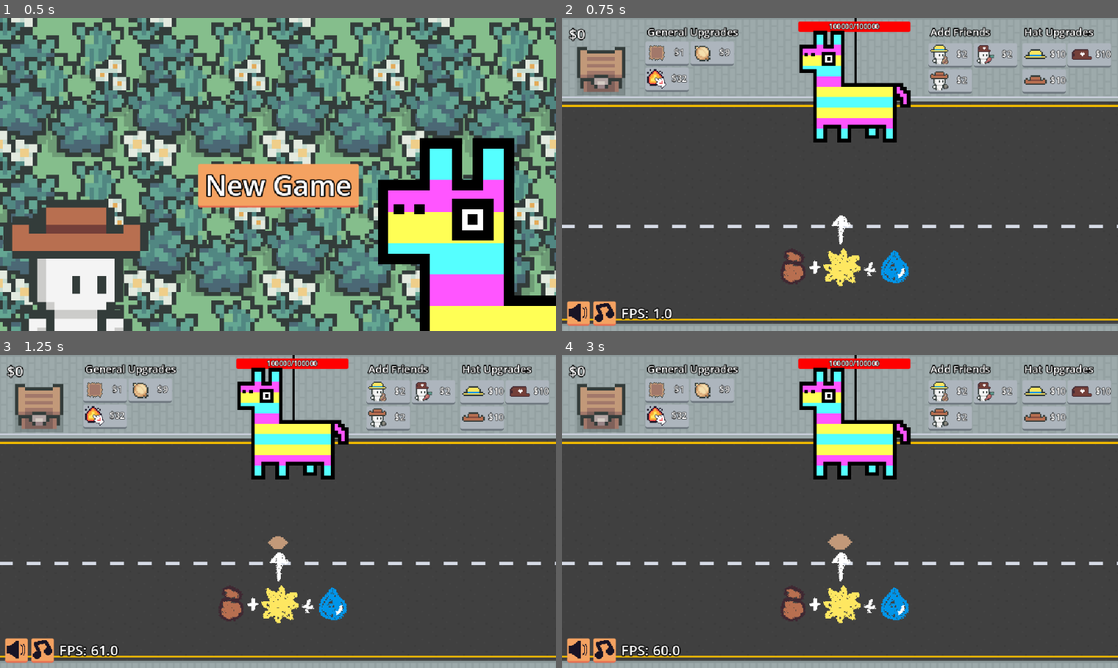
Above: before the commit, frames 1-4 (two rows, left to right).
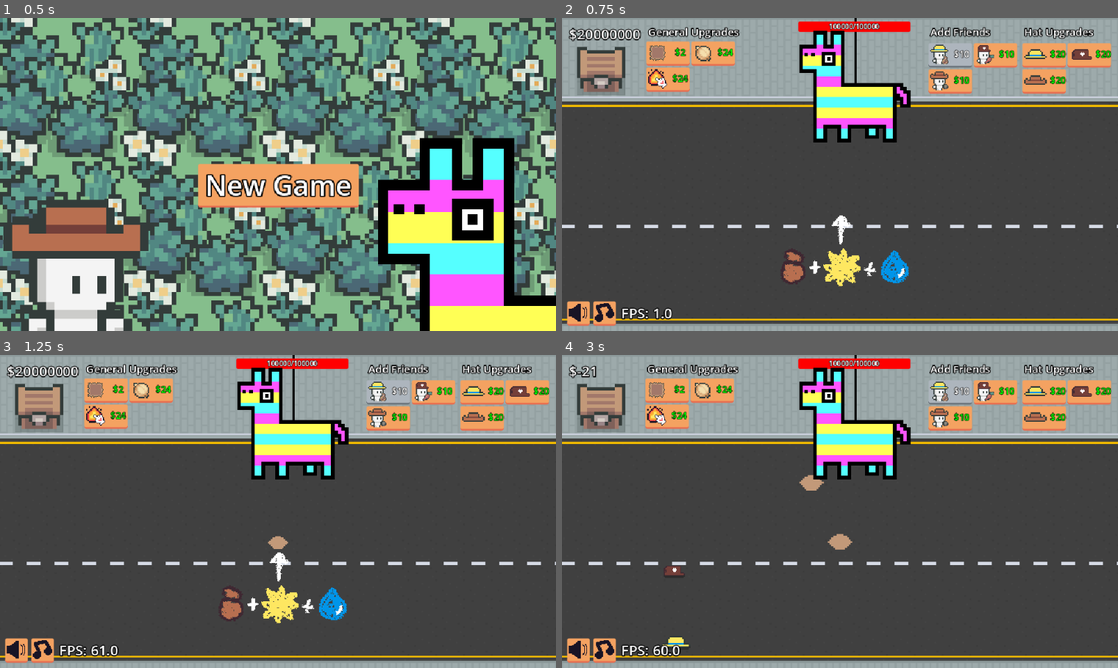
Above: after the commit, the same moments.

Repository: eric-marsh/farminata
Game: Godot game, scene res://scene/scene_switcher.tscn
The game is run twice, just before and just after one commit, with the same random seed, the same clock (stepped at 60 frames per second) and the same inputs. Sound files missing from this copy of the repository are replaced by a short silence.
Inputs (mouse positions are in pixels of both pictures, inside the frame that each line leads up to):
- Up to frame 1 (0.5 s): no input
- Up to frame 2 (0.75 s): click "New Game" at 0.5 s
- Up to frame 3 (1.25 s): no input
- Up to frame 4 (3 s): click (667, 389) at 1.25 s, where only the run after the commit has a clickable "$2"; click (1045, 392) at 2 s, where only the run after the commit has a clickable "$20"; click (1090, 392) at 2.75 s, where only the run after the commit has a clickable "$20"

Frame 1 is identical in both runs. In frame 2, 5.0% of the frame differs, in the area x 2-99%, y 2-25%; in frame 3, 5.0%; in frame 4, 5.9%, in the area x 2-99%, y 3-94%.
Error after the commit: Invalid access to property or key 'START_WITH_ALL_CROPS_UNLOCKED' on a base object of type 'Node (debug.gd)'. (res://script/main.gd:66)

Commit message:
grow crops everywhere

Diff:
--- a/scene/enviornment.gd
+++ b/scene/enviornment.gd
@@ -129,7 +129,7 @@
 func update_target_grass_scale():
 	if State.num_plots < min_plots_grass_growth:
 		return
-	var growth_factor = log(State.num_plots + 1 - min_plots_grass_growth) / log(100 + 1)  # normalized [0, 1]
+	var growth_factor = log(State.num_plots + 1 - min_plots_grass_growth) / log(State.max_plots + 1)  # normalized [0, 1]
 	var scale = lerp(min_scale, max_scale, growth_factor)
 	State.target_grass_scale = Vector2(scale, scale)
 
--- a/scene/main.tscn
+++ b/scene/main.tscn
@@ -17,10 +17,10 @@
 [ext_resource type="PackedScene" uid="uid://b16p1bo02550o" path="res://credits.tscn" id="16_smf0o"]
 
 [sub_resource type="RectangleShape2D" id="RectangleShape2D_k65ib"]
-size = Vector2(614, 177)
+size = Vector2(633, 365)
 
 [sub_resource type="RectangleShape2D" id="RectangleShape2D_wscrc"]
-size = Vector2(637, 355)
+size = Vector2(634, 386)
 
 [sub_resource type="Animation" id="Animation_smf0o"]
 length = 0.001
@@ -113,7 +113,7 @@
 position = Vector2(349, 224)
 
 [node name="CollisionShape2D" type="CollisionShape2D" parent="GrowArea"]
-position = Vector2(-19, 26.5)
+position = Vector2(-28.5, -67.5)
 shape = SubResource("RectangleShape2D_k65ib")
 
 [node name="Enviornment" type="Area2D" parent="."]
@@ -122,7 +122,7 @@
 script = ExtResource("12_wscrc")
 
 [node name="CollisionShape2D" type="CollisionShape2D" parent="Enviornment"]
-position = Vector2(-0.5, 2.5)
+position = Vector2(1, -13)
 shape = SubResource("RectangleShape2D_wscrc")
 
 [node name="BadLayer" type="Node2D" parent="Enviornment"]
--- a/script/canvas_layer.gd
+++ b/script/canvas_layer.gd
@@ -42,6 +42,8 @@
 
 	var money: int = State.money
 	money_label.text = "$" + str(money)
+	if Debug.CONSTANT_MONEY_AMOUNT > 0:
+		money_label.text = str(Debug.CONSTANT_MONEY_AMOUNT)
 
 	var helper_data = [
 		{ "type": Enum.Upgrade_Type.AddFarmerHelper, "node": add_farmer_helper, "count": State.num_farmer_helpers },
@@ -54,7 +56,7 @@
 		data.node.text = "$" + str(price)
 		data.node.disabled = price > money
 
-	if PlotUtil.get_total_plots() < 100:
+	if PlotUtil.get_total_plots() < State.max_plots:
 		var plot_price = Prices.get_upgrade_price(Enum.Upgrade_Type.AddPlot)
 		plot_button.text = "$" + str(plot_price)
 		plot_button.disabled = plot_price > money
--- a/script/main.gd
+++ b/script/main.gd
@@ -63,6 +63,8 @@
 		$TileMapLayer.visible = false
 
 
+	if Debug.START_WITH_ALL_CROPS_UNLOCKED:
+		State.unlocked_slot_outputs = [Enum.Drop_Type.Carrot_Seed,Enum.Drop_Type.Onion_Seed,Enum.Drop_Type.Turnip_Seed,Enum.Drop_Type.Potato_Seed,Enum.Drop_Type.Kale_Seed, Enum.Drop_Type.Radish_Seed]
 
 	if Debug.STARTING_MONEY > 0:
 		change_money(Debug.STARTING_MONEY)
@@ -74,6 +76,9 @@
 
 	if Globals.CanvasLayerNode:
 		Globals.CanvasLayerNode.update_money_counter()
+
+	if Debug.HIDE_UI:
+		Globals.CanvasLayerNode.visible = false
 
 
 var save_timer: float = 0.0
--- a/script/plot_util.gd
+++ b/script/plot_util.gd
@@ -22,8 +22,10 @@
 		pi.num_failed_drops_in_a_row = 0
 
 
-var num_rows = 8
-var num_cols = 12
+var num_rows = 10
+var num_cols = State.max_plots / 10
+
+
 func reset_plots():
 	if !Globals.PlotsContainer:
 		return
@@ -76,7 +78,7 @@
 	var shape = Globals.GrowArea.get_node("CollisionShape2D").shape
 	var top_left = Globals.GrowArea.global_position - shape.extents  # Actual top-left of area
 
-	return top_left + result_pos + Util.random_offset(8) + Vector2(0, 32)
+	return top_left + result_pos + Util.random_offset(8) # + Vector2(0, 32)
 
 
 func get_total_plots() -> int:
--- a/script/state.gd
+++ b/script/state.gd
@@ -2,7 +2,7 @@
 
 var total_game_time: float = 0
 var money: int = 0
-var max_plots: int = 100
+var max_plots: int = 150
 var num_plots: int = 1
 
 var num_farmer_helpers: int = 0
